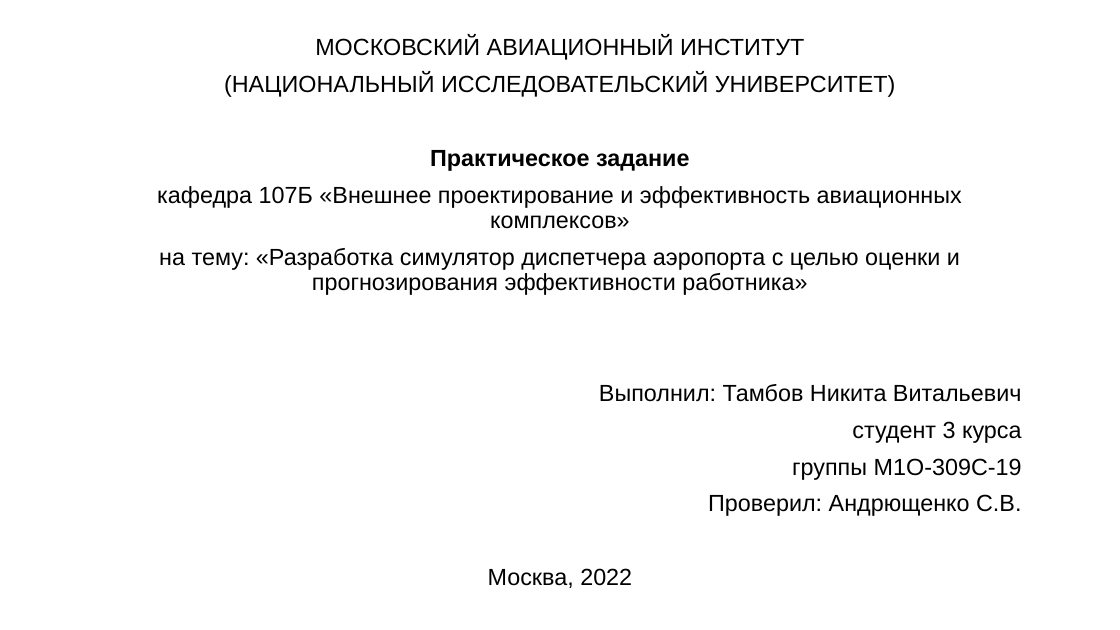
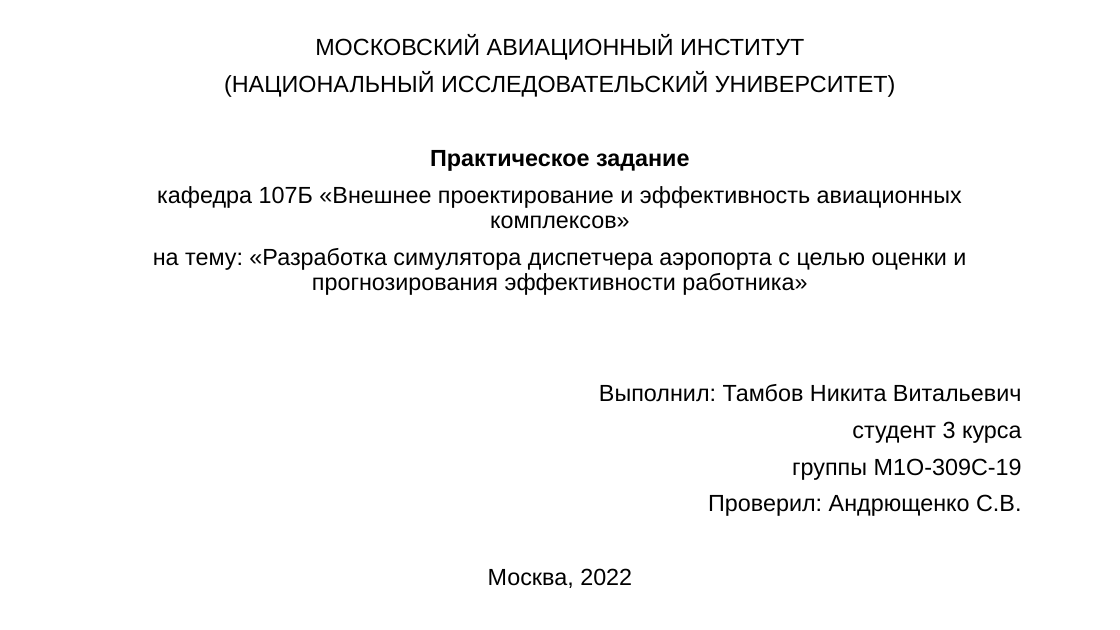
Before and after one commit to tambovnikita/Practice_MAI_6, a slide deck: slide 1 of Презентация/Презентация. Тамбов Никита М1О-309С-19.pptx. Drawn at 1120x630 pixels with LibreOffice and Linux fonts; fonts in the diff are those of the drawing. Boxes give left, top, right and bottom in pixels: in the first picture for what was removed or moved away, otherwise in the second. Text is boxed around its words. In the diff, an @@ line names an element or a change of style, - is before the commit and + after.

```diff
--- a/Презентация/Презентация. Тамбов Никита М1О-309С-19.pptx
+++ b/Презентация/Презентация. Тамбов Никита М1О-309С-19.pptx
@@ subtitle at box(153, 248, 966, 295): text changed @@
-на тему: «Разработка симулятор диспетчера аэропорта с целью оценки и прогнозирования эффективности работника»
+на тему: «Разработка симулятора диспетчера аэропорта с целью оценки и прогнозирования эффективности работника»
```
Also in this commit, not shown: 2 other files.
